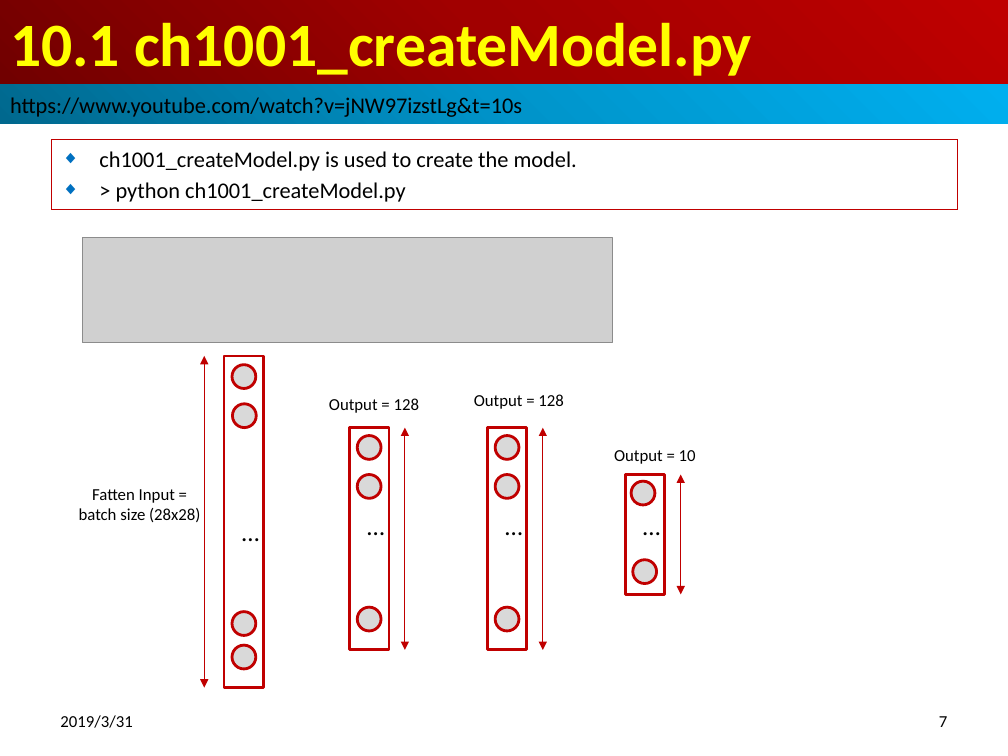
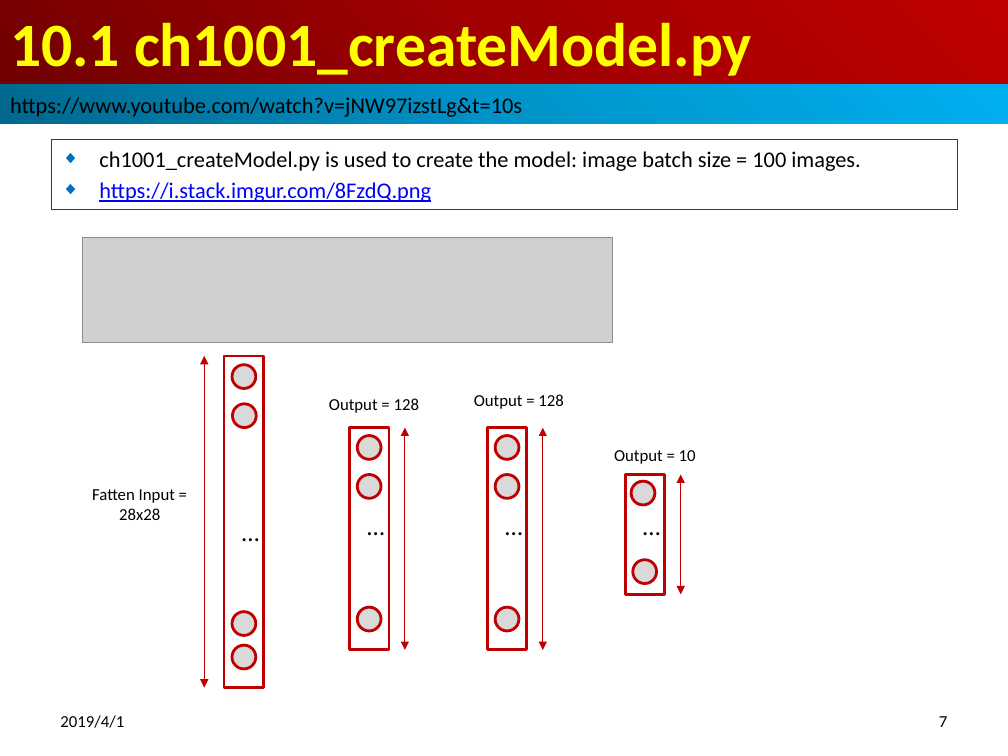
Before and after one commit to peterhchen/100-TensorFlow-DeepLearning-Basic, a slide deck: slide 7 of ch10_DataModel/ch10_Proj_Number-Guesser/ch10_Number_Guesser.pptx. Drawn at 1008x756 pixels with LibreOffice and Linux fonts; fonts in the diff are those of the drawing; grey boxes stand for pictures. Boxes give left, top, right and bottom in pixels: in the first picture for what was removed or moved away, otherwise in the second. Text is boxed around its words. In the diff, an @@ line names an element or a change of style, - is before the commit and + after.

```diff
--- a/ch10_DataModel/ch10_Proj_Number-Guesser/ch10_Number_Guesser.pptx
+++ b/ch10_DataModel/ch10_Proj_Number-Guesser/ch10_Number_Guesser.pptx
@@ subtitle at [99,151,860,202]: text changed @@
-◆ ch1001_createModel.py is used to create the model.
-◆ > python ch1001_createModel.py
+◆ ch1001_createModel.py is used to create the model: image batch size = 100 images.
+◆ https://i.stack.imgur.com/8FzdQ.png
@@ text at [92,489,175,520]: text changed @@
-Fatten Input = batch size (28x28)
+Fatten Input = 28x28
@@ text at [60,715,124,728]: text changed @@
-2019/3/31
+2019/4/1
```
Also in this commit, not shown: 24 other slides changed, 2 slides added.
